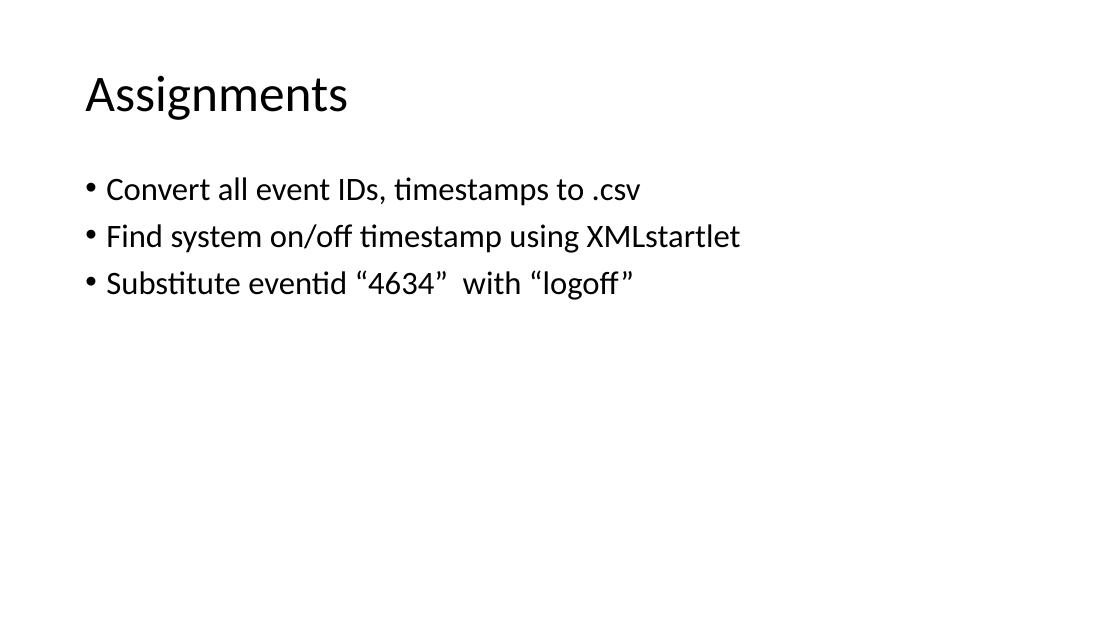
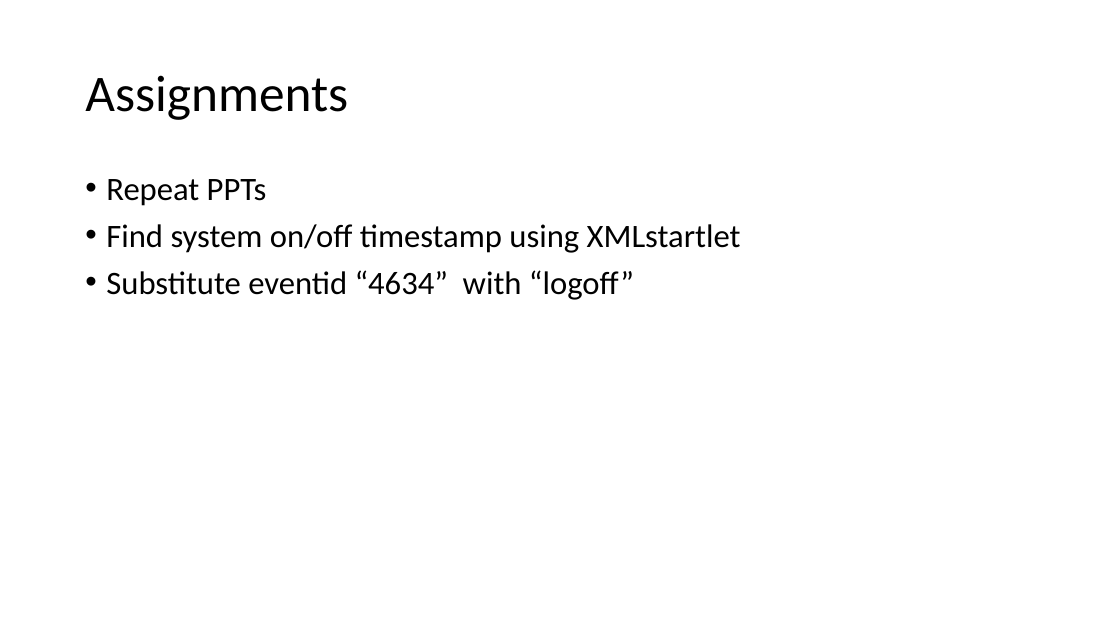
Before and after one commit to frankwxu/digital-forensics-lab, a slide deck: slide 51 of NIST_Data_Leakage_Case/NIST_Data_Leakage_02._WinEvt_XML.pptx (slide 50 before the commit). Drawn at 1120x630 pixels with LibreOffice and Linux fonts; fonts in the diff are those of the drawing; background and template pictures are left out. Boxes give left, top, right and bottom in pixels: in the first picture for what was removed or moved away, otherwise in the second. Text is boxed around its words. In the diff, an @@ line names an element or a change of style, - is before the commit and + after.

```diff
--- a/NIST_Data_Leakage_Case/NIST_Data_Leakage_02._WinEvt_XML.pptx
+++ b/NIST_Data_Leakage_Case/NIST_Data_Leakage_02._WinEvt_XML.pptx
@@ text at <box>106,179,267,206</box>: text changed @@
-• Convert all event IDs, timestamps to .csv
+• Repeat PPTs
```
Also in this commit, not shown: 2 other slides changed, 2 slides added, 1 slide removed, 9 other files.
